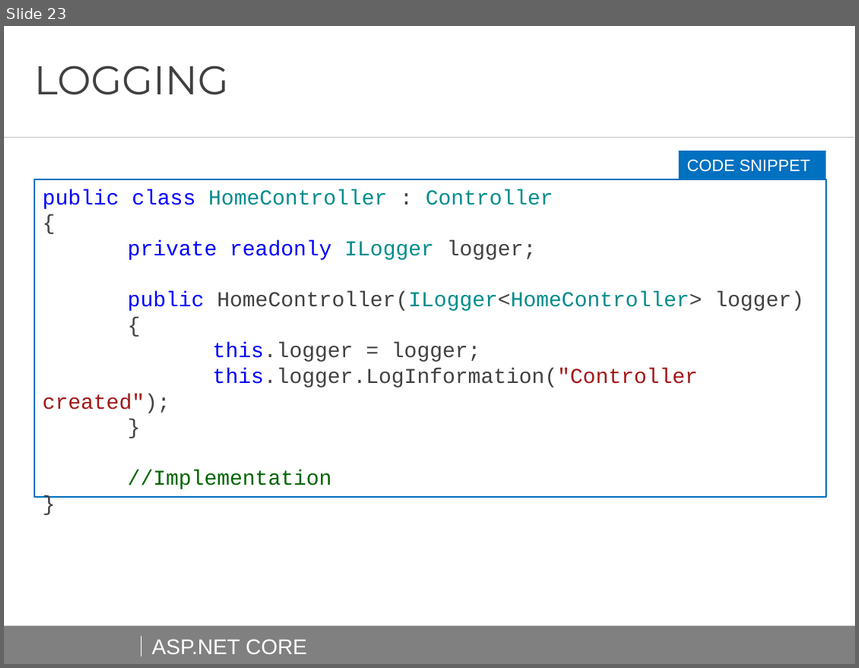
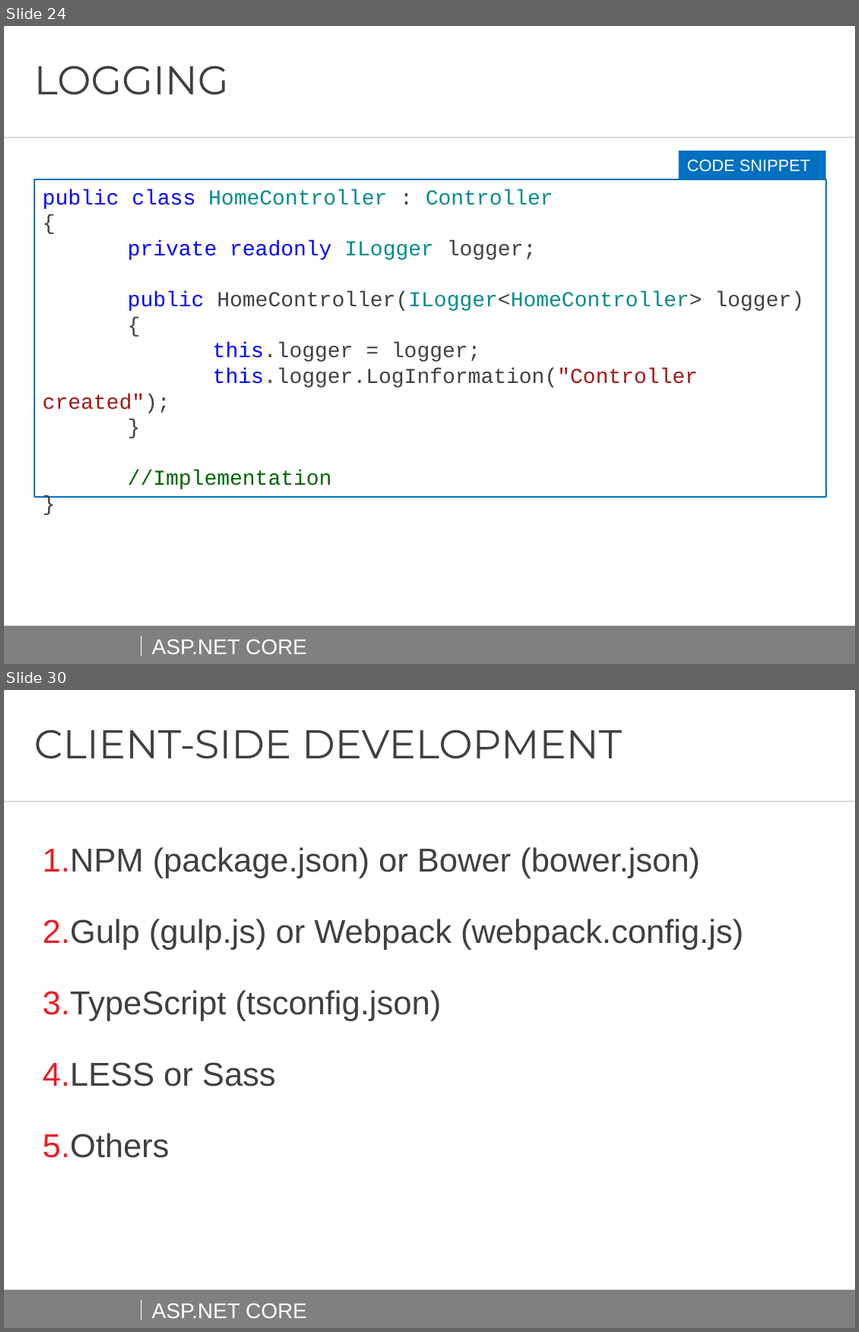
Before and after one commit to AndreiShenets/ASP.NET-Lectures, a slide deck: docs/ASP.NET CORE - iTechArt 2018.pptx. Shown one above the other, each under a label of ours: slide 23 before the commit, slides 24 and 30 after it; the slides between them are not shown. The pictures are 859x668 and 859x1332 pixels, drawn with LibreOffice and Linux fonts; fonts in the diff are those of the drawing; background and template pictures are left out. Boxes give left, top, right and bottom in pixels: in the first picture for what was removed or moved away, otherwise in the second. Text is boxed around its words. In the diff, an @@ line names an element or a change of style, - is before the commit and + after.

```diff
--- a/docs/ASP.NET CORE - iTechArt 2018.pptx
+++ b/docs/ASP.NET CORE - iTechArt 2018.pptx
@@ slide 30 added at [4, 690, 855, 1328], background #FFFFFF; not listed: 5 template elements that a slide beside it also shows @@
@@ title added at [34, 730, 622, 759], 34 pt, text #404040 @@
+CLIENT-SIDE DEVELOPMENT
@@ text added at [43, 847, 743, 1158], 28 pt, text #404040 @@
+1. NPM (package.json) or Bower (bower.json)
+2. Gulp (gulp.js) or Webpack (webpack.config.js)
+3. TypeScript (tsconfig.json)
+4. LESS or Sass
+5. Others
@@ what was slide 23 is now slide 24 @@
```
Also in this commit, not shown: 4 slides changed, 8 other slides added, 3 slides removed, 2 other files.
